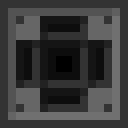
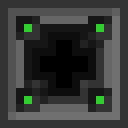
Two versions of the same layered image (w=128, h=128). Layer-by-layer changes:
added group "tansposer" with 7 layers above "splitter" over (16, 16, 112, 112)
added layer "Ebene 4" (1st of 2, in "tansposer") in group "tansposer" over (24, 24, 104, 104)
added layer "top_indent" (1st of 2, in "tansposer") (20%) in group "tansposer" over (16, 16, 112, 112)
added layer "Layer 4" in group "tansposer" over (24, 24, 104, 104)
added layer "Layer 3" in group "tansposer" over (16, 16, 112, 112)
added layer "Layer 2" in group "tansposer" over (24, 24, 104, 104)
added layer "Layer 1" in group "tansposer" over (16, 16, 112, 112)
added layer "top Kopie 3" (1st of 2, in "tansposer") in group "tansposer" over (16, 16, 112, 112)
hid group "splitter" (4 layers) over (16, 16, 112, 112)
